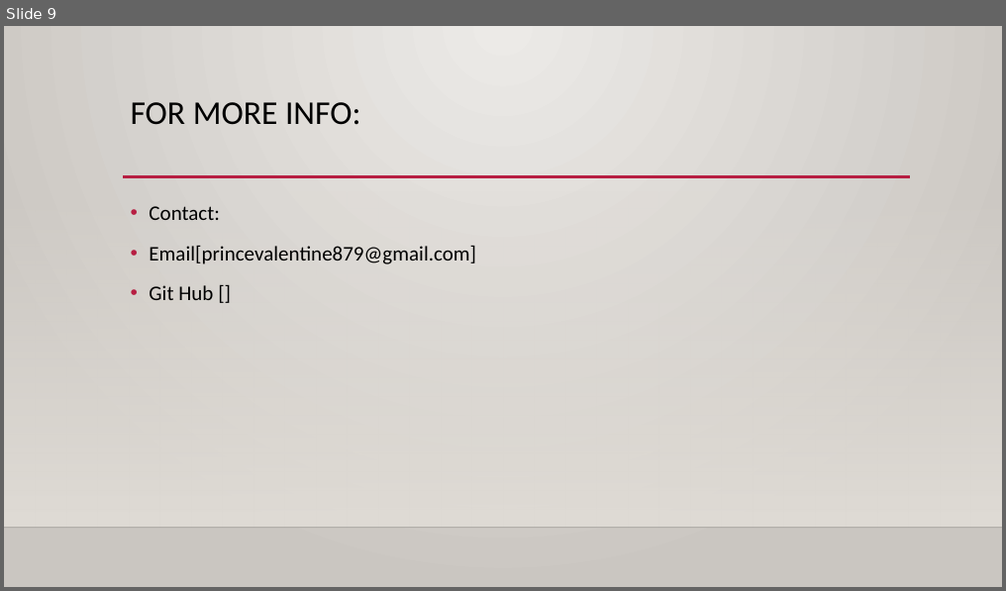
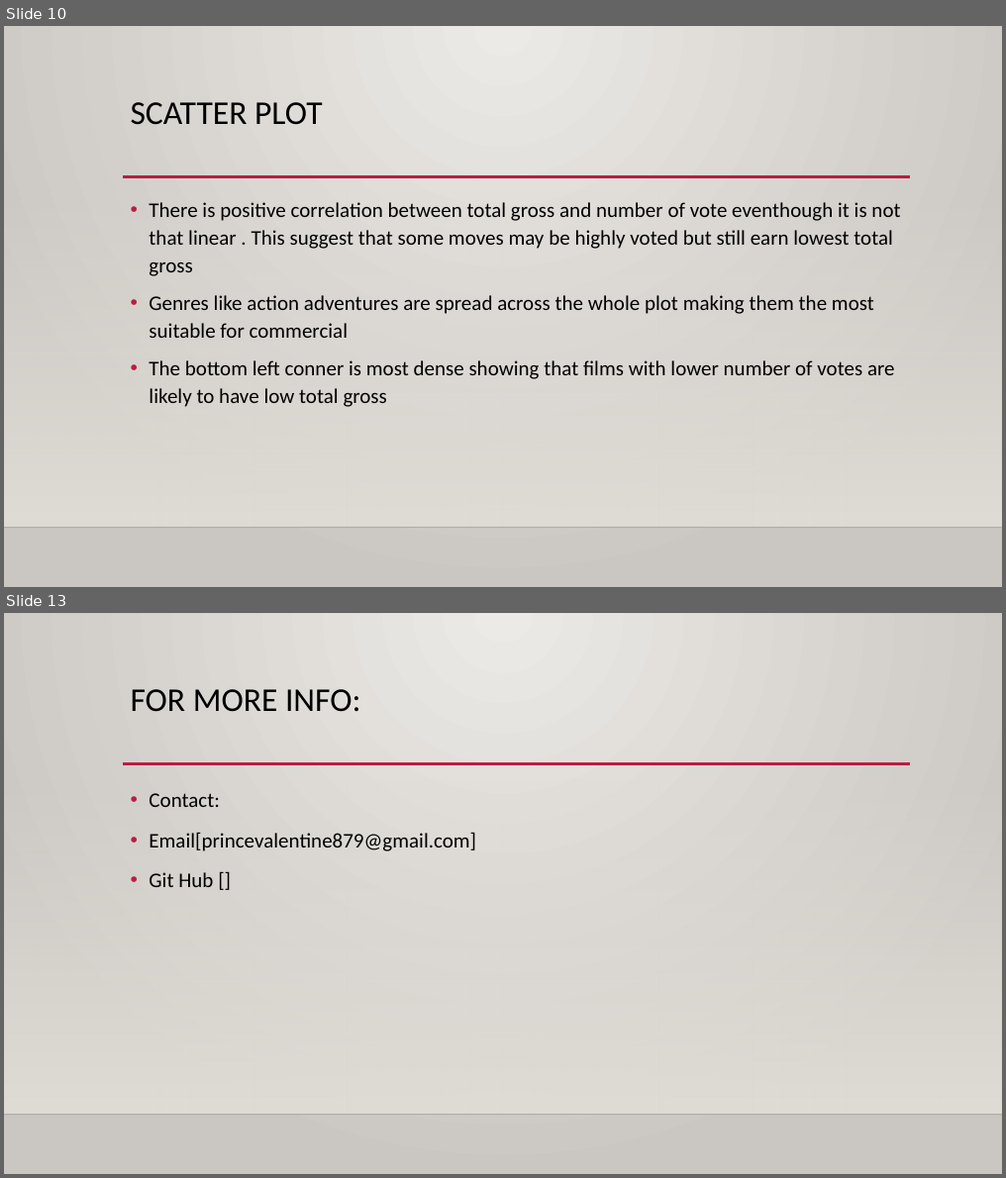
Before and after one commit to Star-obiero/Microsoft-Movie-Analysis, a slide deck: Microsoft Movie Studio Market Analysis.pptx. Shown one above the other, each under a label of ours: slide 9 before the commit, slides 10 and 13 after it; the slides between them are not shown. The pictures are 1006x591 and 1006x1178 pixels, drawn with LibreOffice and Linux fonts; fonts in the diff are those of the drawing; background and template pictures are left out. Boxes give left, top, right and bottom in pixels: in the first picture for what was removed or moved away, otherwise in the second. Text is boxed around its words. In the diff, an @@ line names an element or a change of style, - is before the commit and + after.

```diff
--- a/Microsoft Movie Studio Market Analysis.pptx
+++ b/Microsoft Movie Studio Market Analysis.pptx
@@ slide 10 added at <box>4,26,1002,587</box>, background gradient #ECEAE7 to #CAC7C1; not listed: 3 template elements that a slide beside it also shows @@
@@ title added at <box>131,102,323,125</box>, 32 pt, text #000000 @@
+SCATTER PLOT
@@ text added at <box>149,202,900,407</box>, 20 pt, text #000000 @@
+• There is positive correlation between total gross and number of vote eventhough it is not that linear . This suggest that some moves may be highly voted but still earn lowest total gross
+• Genres like action adventures are spread across the whole plot making them the most suitable for commercial
+• The bottom left conner is most dense showing that films with lower number of votes are likely to have low total gross
@@ what was slide 9 is now slide 13 @@
```
Also in this commit, not shown: 1 slide changed, 3 other slides added, 6 other files.
